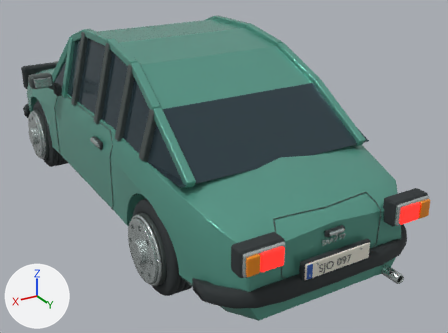
An edit to the Blender file source_blender/saab96.blend, drawn before and after from the same camera.
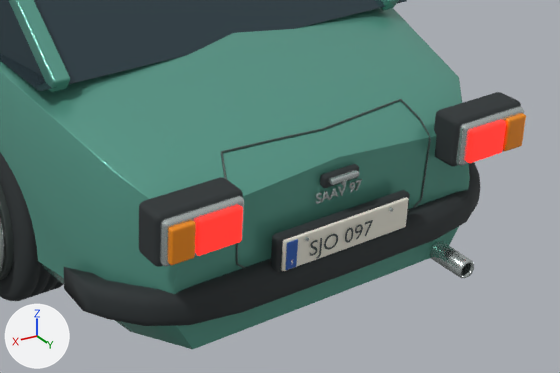
Each version appears first whole from a 50 mm lens placed at (2.15, 4.44, 2.38), pointed at (-0.29, 0.37, 0.34), and next in a close-up on the part from 36% to 100% of the width and 42% to 100% of the height. The lights are fixed; the arrows at lower left show +X, +Y and +Z. The first two pictures are the older version.

Objects in the first close-up: 'Cabin', 'Däck.003', 'Painted bodyshell', 'Rear combination lamp housing', 'Rear combination lamp housing.001', 'Rear lamp bezel', 'Rear lamp bezel.001', 'Roof rail.011', 'Ruby tail lens', 'Ruby tail lens.001', 'Saav number plate.001', 'Saav plate gasket.001', 'Saav wraparound bumper.001' and 12 more.
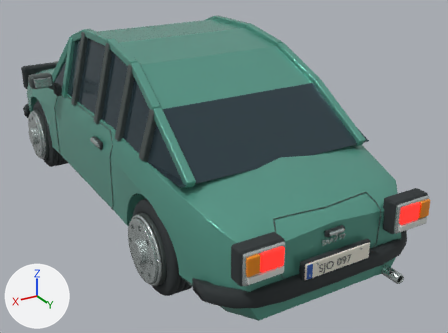
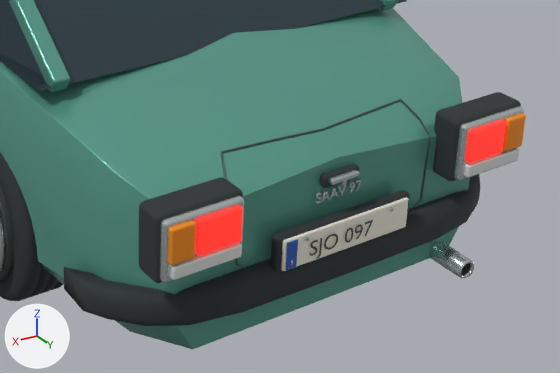
Where the newer file only moved an object's origin or applied its transform, the numbers keep the older frame.

Patch to the scene script:
```diff
--- a/source_blender/saab96.blend.py
+++ b/source_blender/saab96.blend.py
@@ mat_reverse_lamp_saav_glass @@
+mat_reverse_lamp_saav_glass = principled_material('Reverse lamp Saav glass')
+mat_reverse_lamp_saav_glass.base_color = (0.73, 0.77, 0.74)  # light grey #dee3df
+mat_reverse_lamp_saav_glass.metallic = 0.14
+mat_reverse_lamp_saav_glass.roughness = 0.24
@@ me_cube_041 @@
 # used by ob_rear_combination_lamp_housing; parent = ob_saab96; location = (-0.538, 2.102, 0.657)
-me_cube_041.from_pydata(...)  # 96 vertices, 98 faces; spans x -0.142..0.142, y -0.052..0.052, z -0.082..0.082
+me_cube_041.from_pydata(...)  # 96 vertices, 98 faces; spans x -0.142..0.142, y -0.052..0.052, z -0.134..0.081
+# me_cube_041 part 1: all 48 vertices in x -0.142..0.142, y -0.052..0.052, z -0.082..-0.064 are moved by (0.0, 0.0, -0.052)
 me_cube_041.materials.append(mat_tire_rubber)
@@ me_cube_042 @@
 # used by ob_rear_lamp_bezel; parent = ob_saab96; location = (-0.538, 2.158, 0.657)
-me_cube_042.from_pydata(...)  # 96 vertices, 98 faces; spans x -0.13..0.13, y -0.016..0.016, z -0.069..0.069
+me_cube_042.from_pydata(...)  # 96 vertices, 98 faces; spans x -0.13..0.13, y -0.016..0.016, z -0.122..0.069
+# me_cube_042 part 2: all 48 vertices in x -0.13..0.13, y -0.016..0.016, z -0.069..-0.057 are moved by (0.0, 0.0, -0.052)
 me_cube_042.materials.append(mat_brushed_equipment_metal)
@@ me_cube_058 @@
 # used by ob_rear_combination_lamp_housing_001; parent = ob_saab96; location = (0.538, 2.102, 0.657)
-me_cube_058.from_pydata(...)  # 96 vertices, 98 faces; spans x -0.142..0.142, y -0.052..0.052, z -0.082..0.082
+me_cube_058.from_pydata(...)  # 96 vertices, 98 faces; spans x -0.142..0.142, y -0.052..0.052, z -0.134..0.081
+# me_cube_058 part 3: all 48 vertices in x -0.142..0.142, y -0.052..0.052, z -0.082..-0.064 are moved by (0.0, 0.0, -0.052)
 me_cube_058.materials.append(mat_tire_rubber)
@@ me_cube_059 @@
 # used by ob_rear_lamp_bezel_001; parent = ob_saab96; location = (0.538, 2.158, 0.657)
-me_cube_059.from_pydata(...)  # 96 vertices, 98 faces; spans x -0.13..0.13, y -0.016..0.016, z -0.069..0.069
+me_cube_059.from_pydata(...)  # 96 vertices, 98 faces; spans x -0.13..0.13, y -0.016..0.016, z -0.122..0.069
+# me_cube_059 part 4: all 48 vertices in x -0.13..0.13, y -0.016..0.016, z -0.069..-0.057 are moved by (0.0, 0.0, -0.052)
 me_cube_059.materials.append(mat_brushed_equipment_metal)
@@ me_cube_063_1 @@
+me_cube_063_1.from_pydata(...)  # 96 vertices, 98 faces; spans x -0.112..0.112, y -0.011..0.011, z -0.02..0.02
+me_cube_063_1.materials.append(mat_reverse_lamp_saav_glass)  # light grey #dee3df
@@ ob_reversing_lens_001 @@
+ob_reversing_lens_001 = bpy.data.objects.new('Reversing lens.001', me_cube_063_1)
+ob_reversing_lens_001.parent = ob_saab96
+ob_reversing_lens_001.location = (0.538, 2.18, 0.574)
@@ ob_reversing_lens @@
+ob_reversing_lens = bpy.data.objects.new('Reversing lens', me_cube_063_1.copy())
+ob_reversing_lens.parent = ob_saab96
+ob_reversing_lens.location = (-0.538, 2.18, 0.574)
```

Where the change shows, as pixel boxes (x1, y1, x2, y2) in the close-ups (560 x 373 px; the box of a moved part takes in the faces that stretch with it):
'Rear combination lamp housing.001', reshaped (18% taller)
    before: (139, 177, 243, 267)
    after: (139, 177, 243, 283)
'Rear combination lamp housing', reshaped (20% taller)
    before: (434, 92, 521, 166)
    after: (433, 92, 521, 181)
'Rear lamp bezel.001', reshaped (22% taller)
    before: (160, 196, 244, 267)
    after: (160, 196, 244, 283)
'Reversing lens.001', added
    after: (170, 243, 242, 280)
'Rear lamp bezel', reshaped (25% taller)
    before: (456, 106, 524, 166)
    after: (454, 106, 524, 181)
'Reversing lens', added
    after: (464, 148, 520, 177)
part 1 of me_cube_041, moved or reshaped
    before: (434, 116, 461, 166)
    after: (433, 116, 461, 181)
part 2 of me_cube_042, moved or reshaped
    before: (456, 112, 524, 166)
    after: (454, 112, 524, 181)
part 3 of me_cube_058, moved or reshaped
    before: (139, 195, 243, 267)
    after: (139, 195, 243, 283)
part 4 of me_cube_059, moved or reshaped
    before: (160, 202, 244, 267)
    after: (160, 202, 244, 283)
